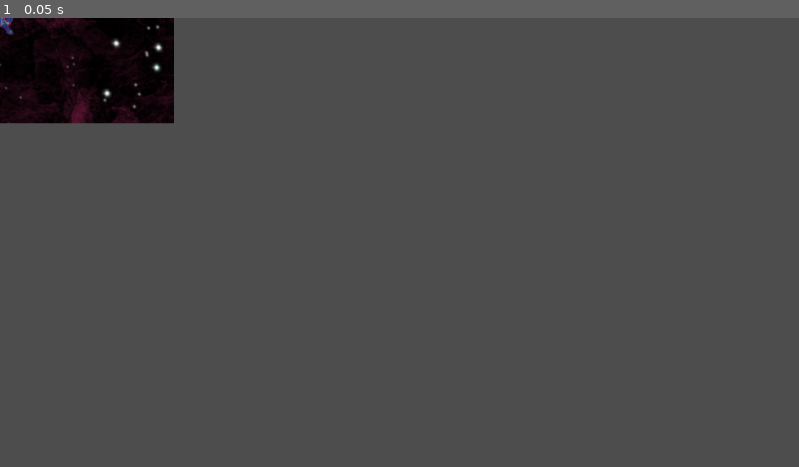
Above: before the commit, frame 1.
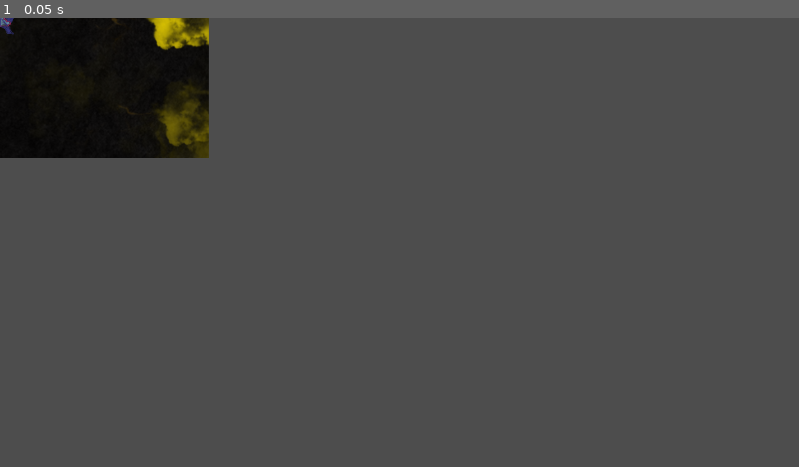
Above: after the commit, the same moment.

Repository: amirelbadaoui/astral-defense-force
Game: Godot game, scene res://scenes/gameplay_screen.tscn
Two runs of this game, one before a commit and one after it. Both use one fixed random seed, a clock stepped at 60 frames per second and the inputs below. The project has no main scene, so this scene is started directly.
Inputs:
- Up to frame 1 (0.05 s): no input

The runs differ from the first frame. In frame 1, 3.7% of the frame differs, in the area x 0-27%, y 0-32%.

Commit message:
[Design] Inserted Asteroid & Began Player Script

Diff:
--- /dev/null
+++ b/scenes/asteroid.tscn
@@ -0,0 +1,8 @@
+[gd_scene load_steps=2 format=3 uid="uid://c7vavt7xr44ic"]
+
+[ext_resource type="Texture2D" uid="uid://dh0hy3i2vrdl7" path="res://AstralGraphics/Asteroids/Asteroid1.png" id="1_nd7ai"]
+
+[node name="Asteroid" type="Node2D"]
+
+[node name="Sprite2D" type="Sprite2D" parent="."]
+texture = ExtResource("1_nd7ai")
--- a/scenes/gameplay_screen.tscn
+++ b/scenes/gameplay_screen.tscn
@@ -1,13 +1,18 @@
-[gd_scene load_steps=3 format=3 uid="uid://dsoq0453krkoe"]
+[gd_scene load_steps=4 format=3 uid="uid://dsoq0453krkoe"]
 
-[ext_resource type="Texture2D" uid="uid://cwjmm3jv86es6" path="res://AstralGraphics/Background/Space1.png" id="1_13iat"]
+[ext_resource type="Texture2D" uid="uid://cwjcc2tgwq2m" path="res://AstralGraphics/Background/Space2.png" id="1_p03jc"]
 [ext_resource type="PackedScene" uid="uid://bcxx1teq3vkkr" path="res://scenes/player.tscn" id="2_u3s12"]
+[ext_resource type="PackedScene" uid="uid://c7vavt7xr44ic" path="res://scenes/asteroid.tscn" id="3_aruhs"]
 
 [node name="GameplayScreen" type="Node2D"]
 
 [node name="Background" type="Sprite2D" parent="."]
 position = Vector2(0.5, 1)
 scale = Vector2(1.002, 1.00667)
-texture = ExtResource("1_13iat")
+texture = ExtResource("1_p03jc")
 
 [node name="Player" parent="." instance=ExtResource("2_u3s12")]
+
+[node name="Asteroid" parent="." instance=ExtResource("3_aruhs")]
+position = Vector2(50, -43)
+scale = Vector2(1.002, 1.00667)
--- /dev/null
+++ b/scenes/player.gd
@@ -0,0 +1,11 @@
+extends Node2D
+
+
+# Called when the node enters the scene tree for the first time.
+func _ready() -> void:
+	pass # Replace with function body.
+
+
+# Called every frame. 'delta' is the elapsed time since the previous frame.
+func _process(delta: float) -> void:
+	pass
--- a/scenes/player.tscn
+++ b/scenes/player.tscn
@@ -1,8 +1,10 @@
-[gd_scene load_steps=2 format=3 uid="uid://bcxx1teq3vkkr"]
+[gd_scene load_steps=3 format=3 uid="uid://bcxx1teq3vkkr"]
 
 [ext_resource type="Texture2D" uid="uid://dly6uoqe7alr1" path="res://AstralGraphics/Character/FighterRobot.png" id="1_s42p8"]
+[ext_resource type="Script" path="res://scenes/player.gd" id="1_toi2c"]
 
 [node name="Player" type="Node2D"]
+script = ExtResource("1_toi2c")
 
 [node name="PlayerImage" type="Sprite2D" parent="."]
 texture = ExtResource("1_s42p8")
